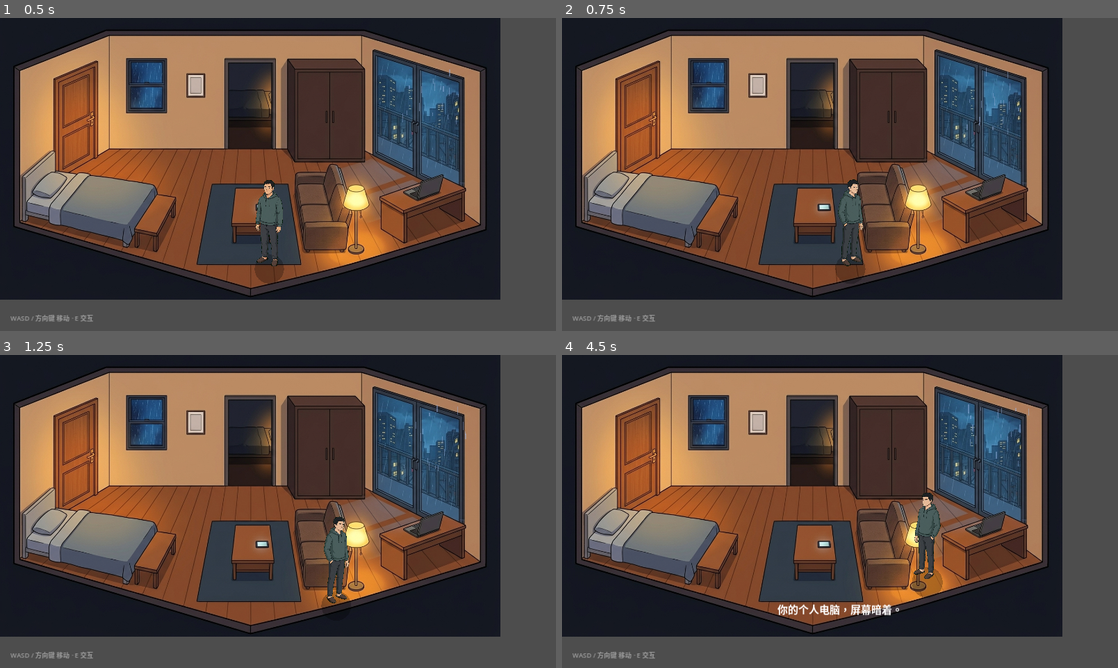
Above: before the commit, frames 1-4 (two rows, left to right).
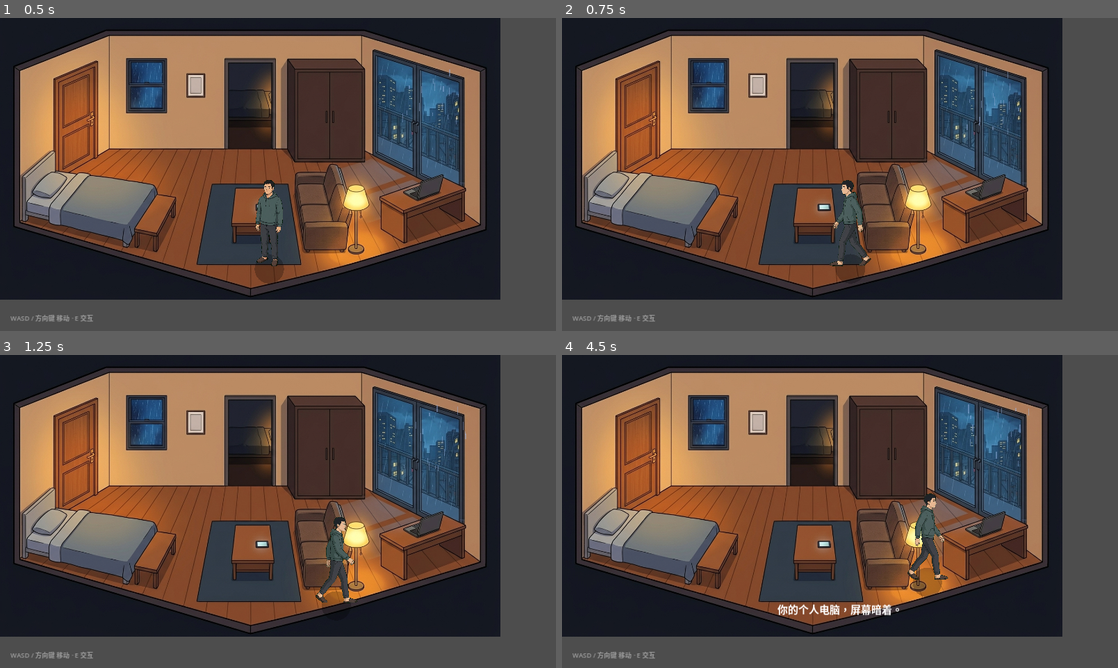
Above: after the commit, the same moments.

Repository: jggagi/Otherwise
Game: Godot game, scene res://scenes/apartment.tscn
Same seed, same stepped clock (60 frames per second), same inputs: the game is played once before the commit and once after it.
Inputs:
- Up to frame 1 (0.5 s): no input
- Up to frame 2 (0.75 s): hold D from 0.53 s (still down); tap E at 0.6 s
- Up to frame 3 (1.25 s): keep holding D; tap Space at 0.77 s
- Up to frame 4 (4.5 s): release D at 1.28 s; hold S 1.28-2.03 s; tap 1 at 1.35, 4.35 s; tap Space at 1.52, 3.02, 3.77 s; hold D 2.03-2.78 s; tap 2 at 2.1 s; hold W 2.78-3.53 s; tap 3 at 2.85 s; hold A from 3.53 s (still down); tap E at 3.6 s

Frame 1 is identical in both runs. In frame 2, 0.5% of the frame differs, in the area x 48-56%, y 51-84%; in frame 3, 0.6%; in frame 4, 0.7%, in the area x 62-70%, y 44-78%.

Commit message:
fix: rebuild walk frames as aligned loop pairs
The previous two front frames came from separate generations: different
camera angles (front vs 3/4), different strides and different content
heights, so swapping them snapped the body around.

- New art produced as single-image strips (two mirrored contact poses
  split by a red line), sliced by slice_walk_strip.ps1: green key,
  border-band cleanup, density bbox and silhouette-IoU alignment. The
  output pairs share one canvas and swap with zero slide/resize
  (front offset -23px, side -131px unaligned; both anchored).
- player.gd simplified: clean idle/walk state machine, movement starts
  directly into a walk frame, FRAME_TIME 0.22; removed the fake
  bob/lean/shadow-pulse that fought the real frames.
- Side walk frames added; back walk frames still pending quota.
- capture_m3: physics frozen for the orientation frames, frame 17 added
  (front walk B) for A/B in-scene comparison.

Diff:
--- a/scripts/capture_m3.gd
+++ b/scripts/capture_m3.gd
@@ -86,28 +86,42 @@
 				_key(KEY_2)                        # NOT NOW 关闭
 			258:
 				player.global_position = Vector2(620, 570)   # 空地展示朝向
+				player.set_physics_process(false)             # 冻结物理，精确控制帧
 			262:
-				player._update_facing(Vector2(0, 1))   # 正面（朝镜头）
+				_show_player_frame(player, "front", false, 0)   # 正面·走路A
 			266:
 				_shot("12_player_front")
 			270:
-				player._update_facing(Vector2(0, -1))  # 背面
+				_show_player_frame(player, "back", false, 0)    # 背面·待机（走路帧待补）
 			274:
 				_shot("13_player_back")
 			278:
-				player._update_facing(Vector2(-1, 0))  # 左侧
+				_show_player_frame(player, "side", false, 0)    # 左侧·走路A
 			282:
 				_shot("14_player_side_left")
 			286:
-				player._update_facing(Vector2(1, 0))   # 右侧（镜像）
+				_show_player_frame(player, "side", true, 0)     # 右侧·镜像
 			290:
 				_shot("15_player_side_right")
 			294:
 				player.global_position = Vector2(720, 460)   # 沙发北侧（沙发与衣柜之间）
 			302:
 				_shot("16_occlusion_behind_sofa")   # 角色身体被沙发遮挡
-			310:
+			306:
+				player.global_position = Vector2(620, 570)
+				_show_player_frame(player, "front", false, 1)   # 正面·走路B（与帧12对照）
+			312:
+				_shot("17_player_front_walk_b")
+			318:
 				get_tree().quit()
+
+	# 强制玩家展示指定朝向/帧（物理已冻结）。
+	func _show_player_frame(player: CharacterBody2D, facing: String, flip: bool, frame_i: int) -> void:
+		player._facing = facing
+		player._flip = flip
+		player._frame_i = frame_i
+		player._moving_anim = true
+		player._show_frame()
 
 	# 直接调用主脚本的输入处理，模拟按键。
 	func _key(k: Key) -> void:
--- a/scripts/player.gd
+++ b/scripts/player.gd
@@ -1,9 +1,10 @@
 extends CharacterBody2D
-## Protagonist sprite: per-direction idle/walk frames with a walk bob.
+## Protagonist sprite: per-direction idle/walk frames.
 ## Eight-directional WASD / arrow movement. The facing picks the closest
 ## of three views (front / back / side; the side view is mirrored for
-## rightward movement). Walk frames are swapped on a timer and a subtle
-## vertical bob sells the step; collision stays small for navigation.
+## rightward movement). Walk frames are pre-aligned in the art pipeline
+## (identical canvas, silhouette-IoU anchored), so swapping them never
+## slides or resizes the body. Collision stays small for navigation.
 
 @export var speed: float = 220.0
 
@@ -11,10 +12,8 @@
 const TARGET_HEIGHT := 200.0
 ## 脚底相对节点原点的落点（与旧占位脚位一致）。
 const GROUND_Y := 2.0
-## 走路帧切换间隔（秒）与步伐频率（Hz，用于身体起伏）。
-const FRAME_TIME := 0.16
-const STRIDE_HZ := 2.2
-const BOB_AMOUNT := 2.2
+## 走路帧切换间隔（秒）。
+const FRAME_TIME := 0.22
 
 var _shadow: Polygon2D
 var _body: Sprite2D
@@ -23,10 +22,9 @@
 
 var _facing: String = "front"
 var _flip: bool = false
-var _moving: bool = false
+var _moving_anim: bool = false
 var _frame_timer: float = 0.0
 var _frame_i: int = 0
-var _phase: float = 0.0
 
 
 func _ready() -> void:
@@ -35,31 +33,34 @@
 		"back": load("res://assets/player/player_back.png"),
 		"side": load("res://assets/player/player_side.png"),
 	}
-	# 目前只有正面有真走路帧；其余方向待配额恢复后补齐。
+	# 背面走路帧待配额恢复后补齐；补齐后填入数组即可，无需改逻辑。
 	_walk = {
 		"front": [
 			load("res://assets/player/walk_front_a.png"),
 			load("res://assets/player/walk_front_b.png"),
 		],
 		"back": [],
-		"side": [],
+		"side": [
+			load("res://assets/player/walk_side_a.png"),
+			load("res://assets/player/walk_side_b.png"),
+		],
 	}
 	_build_body()
 
 
 func _build_body() -> void:
-	# Soft grounding shadow.
+	# Soft grounding shadow (static).
 	_shadow = Polygon2D.new()
 	_shadow.polygon = _circle_points(34.0, 24)
 	_shadow.color = Color(0.0, 0.0, 0.0, 0.26)
 	_shadow.position = Vector2(0.0, 7.0)
 	add_child(_shadow)
 
-	# Character sprite (frames managed by _show_texture).
+	# Character sprite (frames managed by _show_frame).
 	_body = Sprite2D.new()
 	_body.name = "Body"
 	add_child(_body)
-	_show_texture(_idle["front"], false, 0.0)
+	_show_frame()
 
 	# Collision capsule (invisible; kept small for navigation).
 	var collision := CollisionShape2D.new()
@@ -81,45 +82,33 @@
 	if Input.is_physical_key_pressed(KEY_D) or Input.is_physical_key_pressed(KEY_RIGHT):
 		direction.x += 1.0
 
-	_moving = direction.length_squared() > 0.0
-	var bob := 0.0
-	if _moving:
+	var moving: bool = direction.length_squared() > 0.0
+	if moving:
 		direction = direction.normalized()
+		_moving_anim = true
 		_update_facing(direction)
 		_advance_walk(delta)
-		_phase += delta * STRIDE_HZ * TAU
-		bob = -absf(sin(_phase)) * BOB_AMOUNT
-		# 侧面走路轻微前倾；纵向时细微左右晃。
-		if _facing == "side":
-			_body.rotation = lerp(_body.rotation, 0.04, 0.2)
-		# 阴影随步伐轻微脉动。
-		var pulse := 1.0 + 0.05 * absf(sin(_phase))
-		_shadow.scale = Vector2(pulse, pulse)
 	else:
 		_set_idle()
-		_body.rotation = lerp(_body.rotation, 0.0, 0.2)
-		_shadow.scale = _shadow.scale.lerp(Vector2.ONE, 0.2)
-
-	var tex: Texture2D = _body.texture
-	if tex != null:
-		var k: float = TARGET_HEIGHT / tex.get_height()
-		_body.scale = Vector2(k, k)
-		_body.position = Vector2(0.0, GROUND_Y - tex.get_height() * k * 0.5 + bob)
 
 	velocity = direction * speed
 	move_and_slide()
 
 
-## 切换贴图（含镜像），并按其自身高度等比缩放、脚底对齐。
-func _show_texture(tex: Texture2D, flip: bool, bob: float) -> void:
+## 按贴图当前高度等比缩放、脚底对齐。
+func _show_frame() -> void:
+	var tex: Texture2D
+	if _moving_anim and (_walk[_facing].size() >= 2):
+		tex = _walk[_facing][_frame_i]
+	else:
+		tex = _idle[_facing]
 	if tex == null or _body == null:
 		return
 	_body.texture = tex
-	_body.flip_h = flip
-	_flip = flip
-	var k: float = TARGET_HEIGHT / tex.get_height()
+	_body.flip_h = _flip
+	var k: float = TARGET_HEIGHT / float(tex.get_height())
 	_body.scale = Vector2(k, k)
-	_body.position = Vector2(0.0, GROUND_Y - tex.get_height() * k * 0.5 + bob)
+	_body.position = Vector2(0.0, GROUND_Y - float(tex.get_height()) * k * 0.5)
 
 
 ## 按移动方向取最近视角：横移用侧面（右移镜像），纵移用正面/背面。
@@ -138,29 +127,28 @@
 		_facing = new_facing
 		_frame_i = 0
 		_frame_timer = 0.0
-		_show_texture(_idle[_facing], _flip, 0.0)
+		_show_frame()
 	else:
 		_body.flip_h = _flip
 
 
-## 走路帧推进：有真帧时定时切换；无帧时保持待机（靠起伏表现）。
+## 走路帧推进：定时循环切换。
 func _advance_walk(delta: float) -> void:
-	var frames: Array = _walk[_facing]
-	if frames.size() < 2:
+	if _walk[_facing].size() < 2:
 		return
 	_frame_timer += delta
 	if _frame_timer >= FRAME_TIME:
-		_frame_timer = 0.0
-		_frame_i = (_frame_i + 1) % frames.size()
-		_show_texture(frames[_frame_i], _flip, 0.0)
+		_frame_timer -= FRAME_TIME
+		_frame_i = (_frame_i + 1) % _walk[_facing].size()
+		_show_frame()
 
 
 ## 停下：回到当前方向待机帧。
 func _set_idle() -> void:
-	if _frame_i != 0 or _body.texture != _idle[_facing]:
-		_frame_i = 0
-		_frame_timer = 0.0
-		_show_texture(_idle[_facing], _flip, 0.0)
+	_moving_anim = false
+	_frame_i = 0
+	_frame_timer = 0.0
+	_show_frame()
 
 
 func _circle_points(radius: float, segments: int) -> PackedVector2Array:
Binary file changed: assets/player/walk_front_a.png
Binary file changed: assets/player/walk_front_b.png
Binary file added: assets/player/walk_side_a.png
Not shown, added: assets/player/walk_side_a.png.import
Binary file added: assets/player/walk_side_b.png
Not shown, added: assets/player/walk_side_b.png.import
Not shown, added: scripts/slice_walk_strip.ps1
